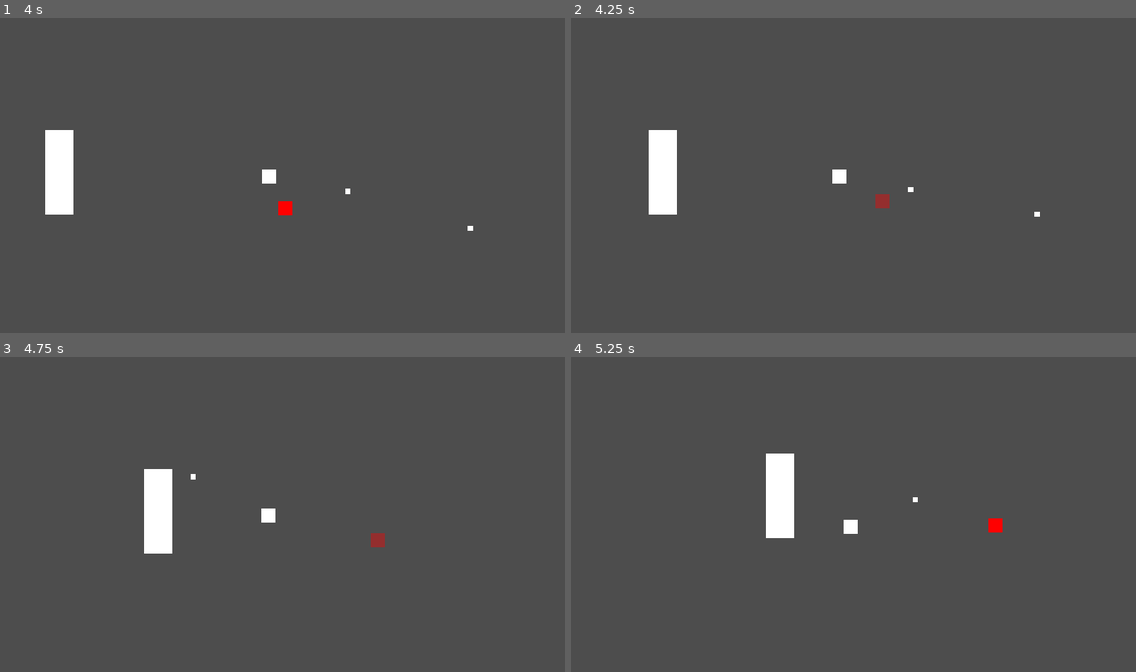
Above: before the commit, frames 1-4 (two rows, left to right).
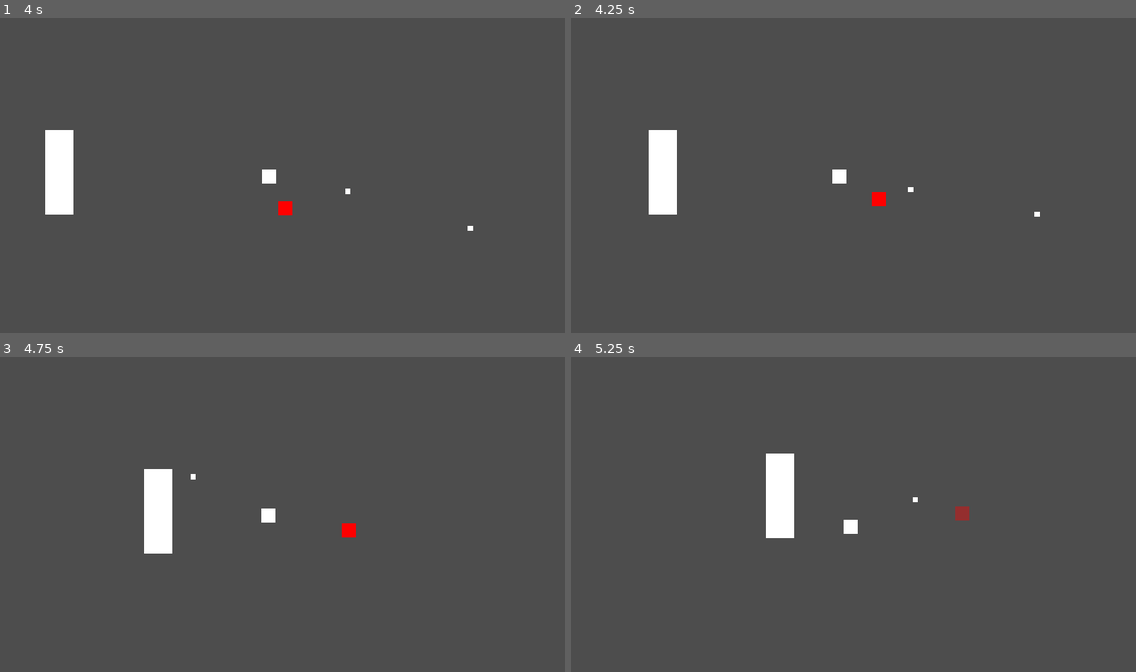
Above: after the commit, the same moments.

Repository: jonjud/survivor-arena
Game: Godot game, scene res://scenes/main.tscn
The game is run twice, just before and just after one commit, with the same random seed, the same clock (stepped at 60 frames per second) and the same inputs.
Inputs (mouse positions are in pixels of both pictures, inside the frame that each line leads up to):
- Up to frame 1 (4 s): move the mouse to (406, 159) at 0.52 s; press the mouse at (406, 159) at 0.53 s; hold D (move_right) 0.53-1.28 s; move the mouse to (169, 191) at 1.27 s; release the mouse at (169, 191) at 1.28 s; hold S (move_down) 1.28-2.03 s; click (169, 191) at 1.35 s; move the mouse to (339, 106) at 2.02 s; press the mouse at (339, 106) at 2.03 s; hold D (move_right) 2.03-2.78 s; move the mouse to (254, 238) at 2.77 s; release the mouse at (254, 238) at 2.78 s; hold W (move_up) 2.78-3.53 s; click (254, 238) at 2.85 s; move the mouse to (452, 222) at 3.52 s; press the mouse at (452, 222) at 3.53 s; hold A (move_left) from 3.53 s (still down)
- Up to frame 2 (4.25 s): keep holding A (move_left); tap T (debug_stun, bound only before the commit) at 4.15 s
- Up to frame 3 (4.75 s): keep holding A (move_left); move the mouse to (113, 467) at 4.27 s; release the mouse at (113, 467) at 4.28 s; click (113, 467) at 4.35 s
- Up to frame 4 (5.25 s): tap Y (debug_damage, bound only after the commit) at 4.9 s; move the mouse to (881, 514) at 5.02 s; release A (move_left) at 5.03 s; press the mouse at (881, 514) at 5.03 s; hold S (move_down) from 5.03 s (still down)

Frame 1 is identical in both runs. In frame 2, 0.2% of the frame differs, in the area x 53-57%, y 55-61%; in frame 3, 0.2%, in the area x 60-69%, y 52-61%; in frame 4, 0.2%.

Commit message:
fix: add other HealthComponent i forgot to write TT

Diff:
--- a/project.godot
+++ b/project.godot
@@ -55,9 +55,9 @@
 "events": [Object(InputEventMouseButton,"resource_local_to_scene":false,"resource_name":"","device":-1,"window_id":0,"a …(258 unchanged characters)…
 ]
 }
-debug_stun={
+debug_damage={
 "deadzone": 0.2,
-"events": [Object(InputEventKey,"resource_local_to_scene":fa …(141 unchanged characters)… ":false,"keycode":0,"physical_keycode":84,"key_label":0,"unicode":116,"location":0,"echo":false,"script":null)
+"events": [Object(InputEventKey,"resource_local_to_scene":fa …(141 unchanged characters)… ":false,"keycode":0,"physical_keycode":89,"key_label":0,"unicode":121,"location":0,"echo":false,"script":null)
 ]
 }
 
--- a/scenes/enemies/enemies.tscn
+++ b/scenes/enemies/enemies.tscn
@@ -5,6 +5,7 @@
 [ext_resource type="Script" uid="uid://bwhd1wd8gigys" path="res://scripts/enemies/chase_state.gd" id="2_ayqi8"]
 [ext_resource type="Script" uid="uid://dbowrs87ka52x" path="res://scenes/enemies/attack_state.gd" id="4_ctrou"]
 [ext_resource type="Script" uid="uid://drq5f02ogh1mp" path="res://scenes/enemies/stunned_state.gd" id="5_ygmqc"]
+[ext_resource type="Script" uid="uid://b10hdqn74li8s" path="res://scripts/core/health_component.gd" id="6_q3ali"]
 
 [sub_resource type="RectangleShape2D" id="RectangleShape2D_htemk"]
 size = Vector2(16, 16)
@@ -43,3 +44,7 @@
 
 [node name="Stunned" type="Node" parent="StateMachine" unique_id=1343510819]
 script = ExtResource("5_ygmqc")
+
+[node name="HealthComponent" type="Node" parent="." unique_id=52495467]
+script = ExtResource("6_q3ali")
+max_health = 3
--- a/scenes/enemies/enemy.gd
+++ b/scenes/enemies/enemy.gd
@@ -6,22 +6,35 @@
 
 var target: Node2D
 
-@onready var _state_machine: StateMachine = $StateMachine  # 🆕
+@onready var _state_machine: StateMachine = $StateMachine
+@onready var _health: HealthComponent = $HealthComponent  # NEW
 
 
 func _ready() -> void:
 	target = get_tree().get_first_node_in_group("player") as Node2D
+	_health.damaged.connect(_on_damaged)  # NEW
+	_health.died.connect(_on_died)        # NEW
 
 
-# New ให้ระบบภายนอกเรียกเมื่อศัตรูโดนตี
 func stun() -> void:
 	_state_machine.transition_to(&"Stunned")
 
 
-# New ปุ่มทดสอบชั่วคราว ลบทิ้งใน task HealthComponent
+# NEW โดนดาเมจแต่ยังไม่ตาย -> stun
+func _on_damaged(_amount: int) -> void:
+	stun()
+
+
+# NEW ตาย -> พิมพ์ข้อความแล้วลบตัวเอง
+func _on_died() -> void:
+	print("ศัตรูตาย")
+	queue_free()
+
+
+# NEW ปุ่มทดสอบชั่วคราว (แทน debug_stun) ลบทิ้งตอนผูกกับกระสุน
 func _unhandled_input(event: InputEvent) -> void:
-	if event.is_action_pressed("debug_stun"):
-		stun()
+	if event.is_action_pressed("debug_damage"):
+		_health.take_damage(1)
 
 
 func distance_to_target() -> float:
--- /dev/null
+++ b/scripts/core/health_component.gd
@@ -0,0 +1,33 @@
+class_name HealthComponent
+extends Node
+## เก็บเลือดและส่ง signal ไม่ผูกกับเกมนี้ ใส่กับ node ไหนก็ได้
+
+signal damaged(amount: int)            # โดนดาเมจ (ยังไม่ตาย)
+signal died                            # เลือดหมด
+signal health_changed(current: int, maximum: int)  # ไว้ใช้กับ HP bar ทีหลัง
+
+@export var max_health: int = 10
+
+var current_health: int
+
+
+func _ready() -> void:
+	current_health = max_health
+
+
+func take_damage(amount: int) -> void:
+	if current_health <= 0:
+		return  # ตายแล้ว ไม่รับดาเมจซ้ำ (กัน died ยิงสองรอบ)
+	current_health = maxi(current_health - amount, 0)
+	health_changed.emit(current_health, max_health)
+	if current_health > 0:
+		damaged.emit(amount)
+	else:
+		died.emit()
+
+
+func heal(amount: int) -> void:
+	if current_health <= 0:
+		return
+	current_health = mini(current_health + amount, max_health)
+	health_changed.emit(current_health, max_health)
Not shown, added: scripts/core/health_component.gd.uid
